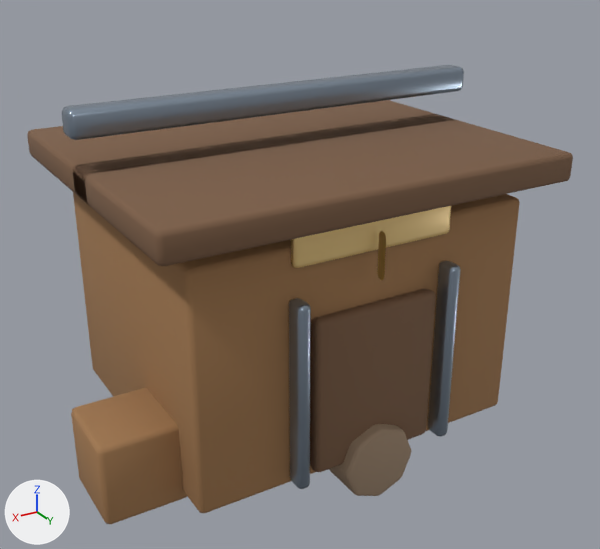
An edit to the Blender file assets-source/blender/buildings/warehouse.blend, drawn before and after from the same camera.
Rendered twice from a 50 mm camera at (3.09, 5.36, 3.81) aimed at (-0.11, 0.02, 1.14). Arrows for +X, +Y and +Z are at lower left; the lights stay in place. The picture after the commit comes second.

Before the edit, the objects in view are built like this:
```python
me_cube_574 = bpy.data.meshes.new('Cube.574')
me_cube_574.from_pydata(...)  # a box spanning x -1.6..1.6, y -0.11..0.11, z -0.77..0.77
me_cube_574.polygons.foreach_set('use_smooth', [True] * 6)
me_cube_574.materials.append(mat_mat_warehouse_darkwood)  # brown #7c5d45
me_cube_581 = bpy.data.meshes.new('Cube.581')
me_cube_581.from_pydata(...)  # a box spanning x -0.05..0.05, y -0.71..0.71, z -0.08..0.08
me_cube_581.polygons.foreach_set('use_smooth', [True] * 6)
me_cube_581.materials.append(mat_mat_warehouse_metal)  # greyish blue #99a8b8
me_cube_582 = bpy.data.meshes.new('Cube.582')
me_cube_582.from_pydata(...)  # a box spanning x -0.64..0.64, y -0.16..0.16, z -0.04..0.04
me_cube_582.polygons.foreach_set('use_smooth', [True] * 6)
me_cube_582.materials.append(mat_mat_warehouse_accent)  # beige #f9d790
ob_doorframer = bpy.data.objects.new('doorFrameR', me_cube_581)
ob_doorframer.parent = ob_buildingroot
ob_doorframer.location = (0.62, 0.85, -1.23)
_m = ob_doorframer.modifiers.new('soft bevel', 'BEVEL')
_m.width = 0.035
_m.width_pct = 0.035
_m.segments = 2
ob_roof_left = bpy.data.objects.new('roof.left', me_cube_574)
ob_roof_left.parent = ob_buildingroot
ob_roof_left.location = (0.0, 2.15, -0.6)
_m = ob_roof_left.modifiers.new('soft bevel', 'BEVEL')
_m.width = 0.04
_m.width_pct = 0.04
_m.segments = 2
ob_warehousesign = bpy.data.objects.new('warehouseSign', me_cube_582)
ob_warehousesign.parent = ob_buildingroot
ob_warehousesign.location = (0.0, 1.92, -1.16)
_m = ob_warehousesign.modifiers.new('soft bevel', 'BEVEL')
_m.width = 0.055
_m.width_pct = 0.055
_m.segments = 2
# also in view: 'ridge' at (0.0, 0.0, 2.58); 'crateB' at (1.6, 0.55, 0.35); 'warehouseBody' at (0.0, 0.0, 1.0); 'plinth' at (0.0, 0.0, 0.15); 'doorFrameL' at (-0.62, 1.23, 0.85)
```
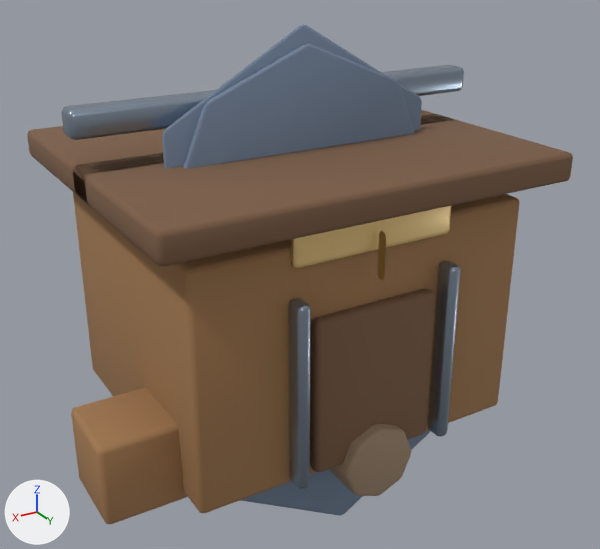
What differs and where, as boxes [x1, y1, x2, y2] in the pictures (600 x 549 px):
'LOD1_PROXY_cap', added: after [183, 44, 414, 169]
'LOD2_PROXY_cap', added: after [162, 25, 422, 168]
'LOD2_PROXY_base', added: after [240, 430, 431, 516]

Edits to the bpy script that builds the scene:
```text
Add mat_mat_lodproxy:
    mat_mat_lodproxy = principled_material('MAT_LODProxy')
    mat_mat_lodproxy.base_color = (0.18, 0.24, 0.34)  # greyish blue #76869e
    mat_mat_lodproxy.metallic = 0.05
    mat_mat_lodproxy.roughness = 0.92
Add me_cone_012:
    me_cone_012.from_pydata(...)  # a 6-sided cut cone along z (radius 1.28 at the low end, 0.56 at the high end) spanning x -1.11..1.11, y -1.28..1.28, z -0.25..0.25
    me_cone_012.polygons.foreach_set('use_smooth', [True] * 8)
    me_cone_012.materials.append(mat_mat_lodproxy)  # greyish blue #76869e
Add me_cylinder_125:
    me_cylinder_125.from_pydata(...)  # a 6-sided cylinder along z spanning x -1.26..1.26, y -1.45..1.45, z -0.88..0.88
    me_cylinder_125.polygons.foreach_set('use_smooth', [True] * 8)
    me_cylinder_125.materials.append(mat_mat_lodproxy)  # greyish blue #76869e
Add me_cone_011:
    me_cone_011.from_pydata(...)  # an 8-sided cut cone along z (radius 1.15 at the low end, 0.7 at the high end) spanning x -1.15..1.15, y -1.15..1.15, z -0.32..0.32
    me_cone_011.polygons.foreach_set('use_smooth', [True] * 10)
    me_cone_011.materials.append(mat_mat_lodproxy)  # greyish blue #76869e
Add ob_lod2_proxy_cap:
    ob_lod2_proxy_cap = bpy.data.objects.new('LOD2_PROXY_cap', me_cone_012)
    ob_lod2_proxy_cap.parent = ob_lod2
    ob_lod2_proxy_cap.location = (0.0, 1.88, 0.0)
    _m = ob_lod2_proxy_cap.modifiers.new('soft bevel', 'BEVEL')
    _m.width = 0.04
    _m.width_pct = 0.04
    _m.segments = 2
Add ob_lod2_proxy_base:
    ob_lod2_proxy_base = bpy.data.objects.new('LOD2_PROXY_base', me_cylinder_125)
    ob_lod2_proxy_base.parent = ob_lod2
    ob_lod2_proxy_base.location = (0.0, 0.78, 0.0)
    _m = ob_lod2_proxy_base.modifiers.new('soft bevel', 'BEVEL')
    _m.width = 0.035
    _m.width_pct = 0.035
    _m.segments = 2
Add ob_lod1_proxy_cap:
    ob_lod1_proxy_cap = bpy.data.objects.new('LOD1_PROXY_cap', me_cone_011)
    ob_lod1_proxy_cap.parent = ob_lod1
    ob_lod1_proxy_cap.location = (0.0, 1.88, 0.0)
    _m = ob_lod1_proxy_cap.modifiers.new('soft bevel', 'BEVEL')
    _m.width = 0.04
    _m.width_pct = 0.04
    _m.segments = 2
```
